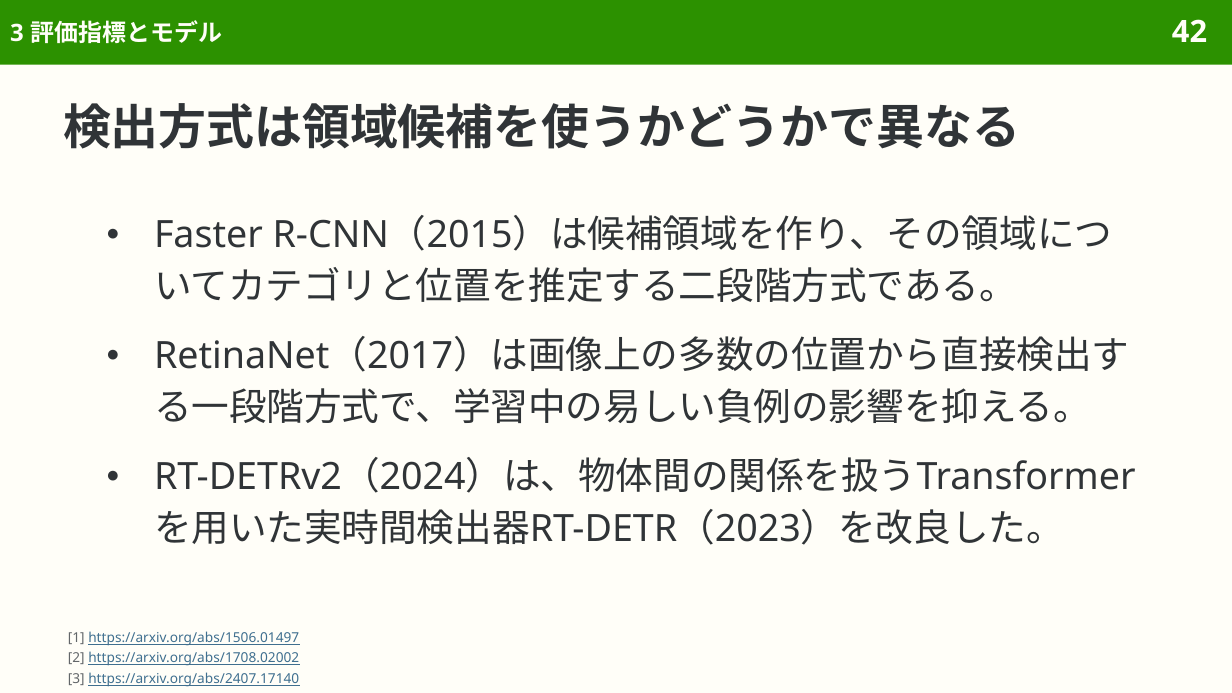
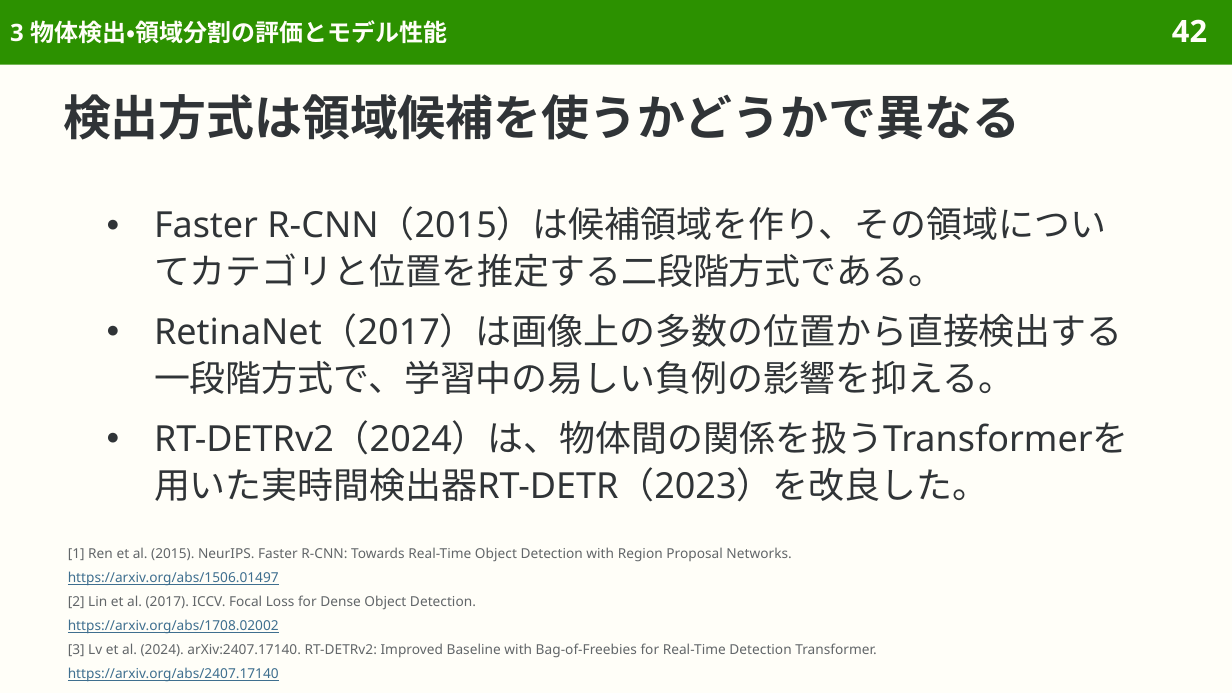
Before and after one commit to sasakiy84/datasets-in-10-minutes, a slide deck: slide 42 of slides/datasets-in-10-minutes-coco.pptx. Drawn at 1232x693 pixels with LibreOffice and Linux fonts; fonts in the diff are those of the drawing. Boxes give left, top, right and bottom in pixels: in the first picture for what was removed or moved away, otherwise in the second. Text is boxed around its words. In the diff, an @@ line names an element or a change of style, - is before the commit and + after.

```diff
--- a/slides/datasets-in-10-minutes-coco.pptx
+++ b/slides/datasets-in-10-minutes-coco.pptx
@@ title at bbox=[10, 20, 447, 43]: text changed @@
-3 評価指標とモデル
+3 物体検出・領域分割の評価とモデル性能
@@ title "検出方式は領域候補を使うかどうかで異なる" at bbox=[63, 94, 1020, 140]: line spacing 1.15 to 1 @@
@@ text "Faster R-CNN（2015）は候補領域を作り、その領域についてカテゴリと位置を推定する二段階方式である。" at bbox=[154, 206, 1129, 502]: size 22 to 21 pt; line spacing 1.15 to 1.1; less space between paragraphs @@
@@ text added at bbox=[68, 547, 791, 561], 8 pt, text #626669 @@
+[1] Ren et al. (2015). NeurIPS. Faster R-CNN: Towards Real-Time Object Detection with Region Proposal Networks.
@@ text added at bbox=[68, 571, 279, 586], 8 pt, text #3F6F8F, underline @@
+https://arxiv.org/abs/1506.01497
@@ text added at bbox=[68, 595, 476, 609], 8 pt, text #626669 @@
+[2] Lin et al. (2017). ICCV. Focal Loss for Dense Object Detection.
@@ text added at bbox=[68, 619, 279, 634], 8 pt, text #3F6F8F, underline @@
+https://arxiv.org/abs/1708.02002
@@ text added at bbox=[68, 643, 876, 657], 8 pt, text #626669 @@
+[3] Lv et al. (2024). arXiv:2407.17140. RT-DETRv2: Improved Baseline with Bag-of-Freebies for Real-Time Detection Transformer.
@@ text at bbox=[68, 667, 279, 682]: text changed @@
-[1] https://arxiv.org/abs/1506.01497
-[2] https://arxiv.org/abs/1708.02002
-[3] https://arxiv.org/abs/2407.17140
+https://arxiv.org/abs/2407.17140
```
Also in this commit, not shown: 82 other slides changed, 14 other files.
